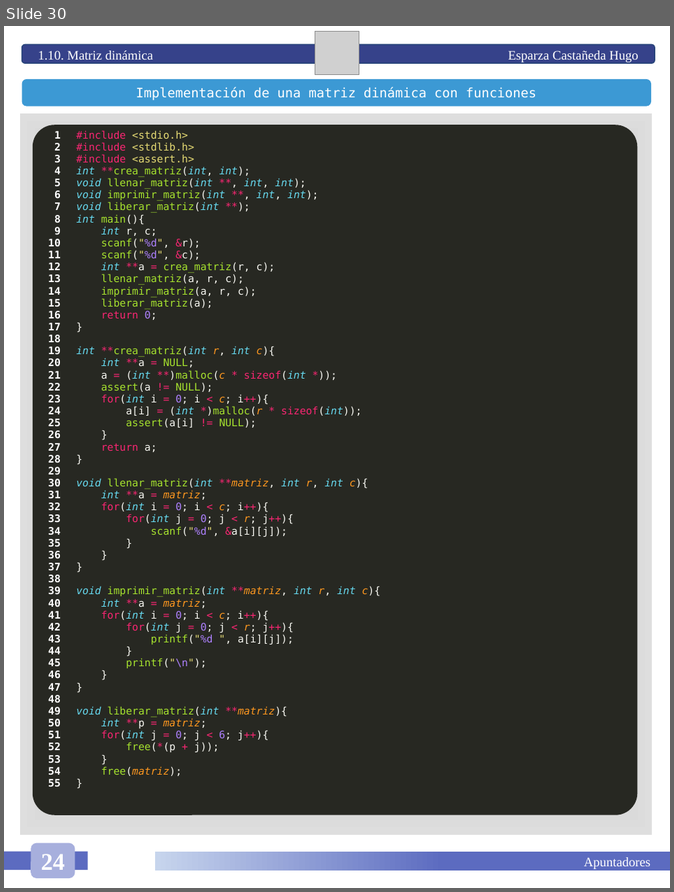
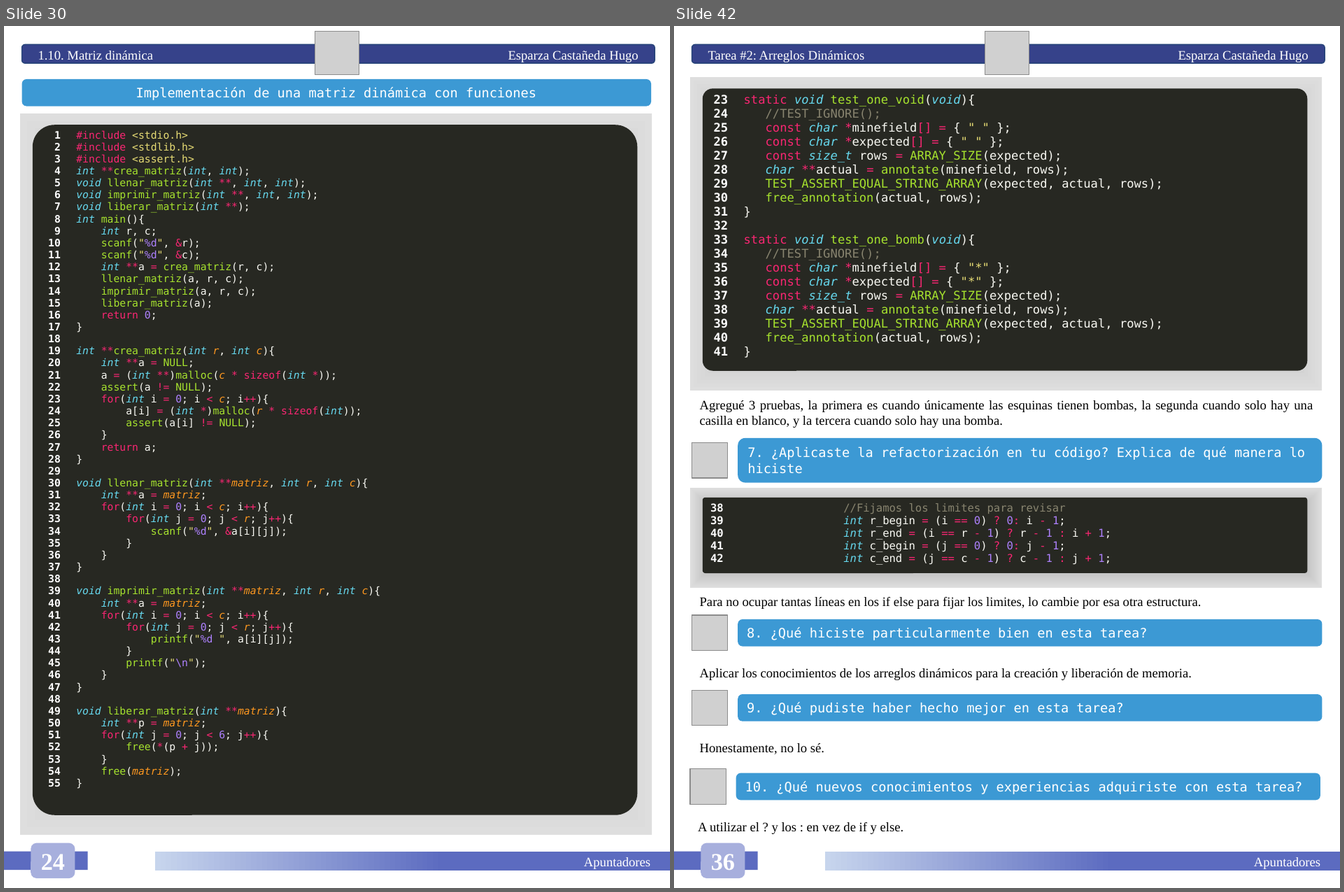
Before and after one commit to HugoEsparzaC/Libreta-Estructuras-II, a slide deck: Estructuras de Datos II.pptx. Shown side by side, each under a label of ours: slide 30 before the commit, slides 30 and 42 after it; the slides between them are not shown. The pictures are 674x892 and 1344x892 pixels, drawn with LibreOffice and Linux fonts; fonts in the diff are those of the drawing; grey boxes stand for pictures. Boxes give left, top, right and bottom in pixels: in the first picture for what was removed or moved away, otherwise in the second. Text is boxed around its words. In the diff, an @@ line names an element or a change of style, - is before the commit and + after.

Commit message:
Tarea 02

```diff
--- a/Estructuras de Datos II.pptx
+++ b/Estructuras de Datos II.pptx
@@ slide 42 added at [674, 26, 1340, 888], background #FFFFFF @@
@@ rounded rectangle added at [692, 45, 1326, 64], fill #36428A, outline #28457A 1 pt, 12 pt, text #FFFFFF @@
+Tarea #2: Arreglos Dinámicos Esparza Castañeda Hugo
@@ picture added at [986, 31, 1029, 74] @@
@@ rectangle added at [691, 77, 1323, 391], fill gradient #7B7B7B to #BCBCBC to #DEDEDE to #FFFFFF @@
@@ rounded rectangle added at [702, 89, 1308, 371], fill #272822 @@
@@ table added at [702, 90, 1308, 370], 1 rows, 2 columns @@
+23 / 24 / 25 / 26 / 27 / 28 / 29 / 30 / 31 / 32 / 33 / 34 / 35 / 36 / 37 / 38 / 39 / 40 / 41 | static void test_one_void(void){ / //TEST_IGNORE(); / const char *minefield[] = { " " }; / const char *expected[] = { " " }; / const size_t rows = ARRAY_SIZE(expected); / char **actual = annotate(minefield, rows); / TEST_ASSERT_EQUAL_STRING_ARRAY(expected, actual, rows); / free_annotation(actual, rows); / } / static void test_one_bomb(void){ / //TEST_IGNORE(); / const char *minefield[] = { "*" }; / const char *expected[] = { "*" }; / const size_t rows = ARRAY_SIZE(expected); / char **actual = annotate(minefield, rows); / TEST_ASSERT_EQUAL_STRING_ARRAY(expected, actual, rows); / free_annotation(actual, rows); / }
@@ text added at [700, 400, 1313, 428], 12 pt, text #000000 @@
+Agregué 3 pruebas, la primera es cuando únicamente las esquinas tienen bombas, la segunda cuando solo hay una casilla en blanco, y la tercera cuando solo hay una bomba.
@@ picture added at [692, 443, 728, 478] @@
@@ rounded rectangle added at [738, 438, 1322, 483], fill #3C99D4, 12 pt, text #FFFFFF @@
+7. ¿Aplicaste la refactorización en tu código? Explica de qué manera lo hiciste
@@ rectangle added at [691, 488, 1323, 588], fill gradient #7B7B7B to #BCBCBC to #DEDEDE to #FFFFFF @@
@@ rounded rectangle added at [702, 498, 1308, 574], fill #272822 @@
@@ table added at [702, 498, 1308, 574], 1 rows, 2 columns @@
+38 / 39 / 40 / 41 / 42 | //Fijamos los limites para revisar / int r_begin = (i == 0) ? 0: i - 1; / int r_end = (i == r - 1) ? r - 1 : i + 1; / int c_begin = (j == 0) ? 0: j - 1; / int c_end = (j == c - 1) ? c - 1 : j + 1;
@@ text added at [700, 597, 1201, 609], 12 pt, text #000000 @@
+Para no ocupar tantas líneas en los if else para fijar los limites, lo cambie por esa otra estructura.
@@ picture added at [692, 615, 728, 651] @@
@@ rounded rectangle added at [738, 620, 1322, 646], fill #3C99D4, 12 pt, text #FFFFFF @@
+8. ¿Qué hiciste particularmente bien en esta tarea?
@@ text added at [700, 669, 1192, 680], 12 pt, text #000000 @@
+Aplicar los conocimientos de los arreglos dinámicos para la creación y liberación de memoria.
@@ picture added at [692, 690, 728, 725] @@
@@ rounded rectangle added at [738, 694, 1322, 721], fill #3C99D4, 12 pt, text #FFFFFF @@
+9. ¿Qué pudiste haber hecho mejor en esta tarea?
@@ text added at [700, 744, 824, 755], 12 pt, text #000000 @@
+Honestamente, no lo sé.
@@ picture added at [691, 769, 726, 804] @@
@@ rounded rectangle added at [736, 773, 1321, 800], fill #3C99D4, 12 pt, text #FFFFFF @@
+10. ¿Qué nuevos conocimientos y experiencias adquiriste con esta tarea?
@@ text added at [698, 823, 904, 834], 12 pt, text #000000 @@
+A utilizar el ? y los : en vez de if y else.
@@ rounded rectangle added at [701, 844, 745, 879], fill #A7AFDD, 22 pt, text #FFFFFF, bold @@
+36
@@ rectangle added at [674, 851, 758, 870], fill #5C6BC0 @@
@@ rectangle added at [825, 852, 1340, 871], fill gradient #5C6BC0 to #C7D5ED, 12 pt, text #FFFFFF @@
+Apuntadores
```
Also in this commit, not shown: 2 slides changed, 11 other slides added, 1 other file.
